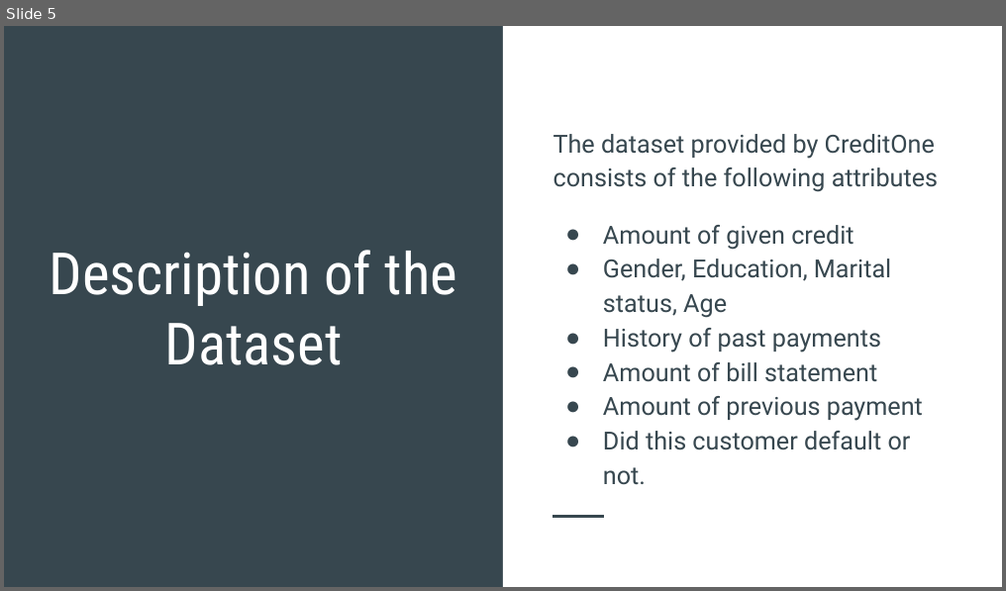
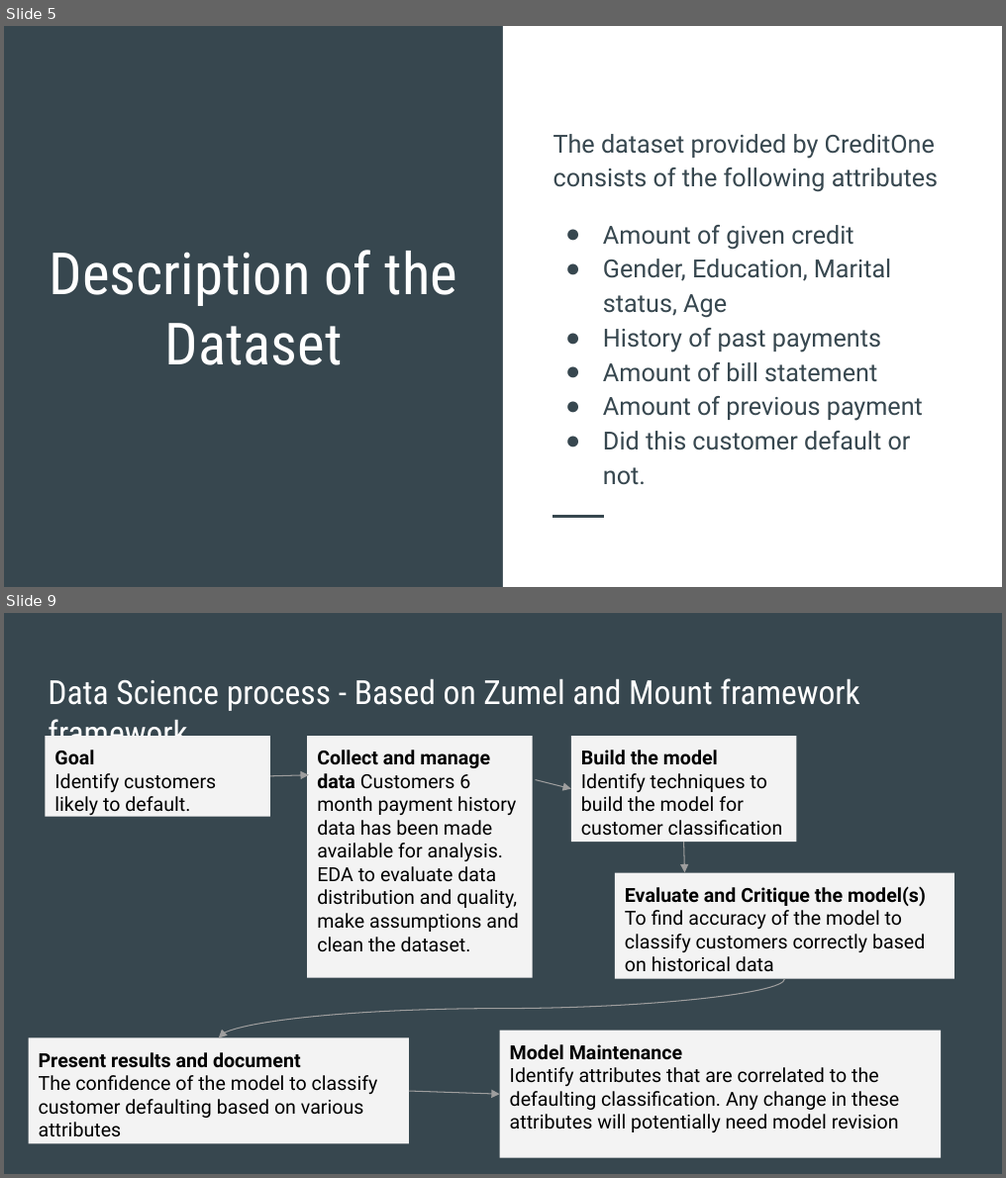
Before and after one commit to schitari/C5T1, a slide deck: C5T1- CreditOne Data Science.pptx. Shown one above the other, each under a label of ours: slide 5 before the commit, slides 5 and 9 after it; the slides between them are not shown. The pictures are 1006x591 and 1006x1178 pixels, drawn with LibreOffice and Linux fonts; fonts in the diff are those of the drawing. Boxes give left, top, right and bottom in pixels: in the first picture for what was removed or moved away, otherwise in the second. Text is boxed around its words. In the diff, an @@ line names an element or a change of style, - is before the commit and + after.

```diff
--- a/C5T1- CreditOne Data Science.pptx
+++ b/C5T1- CreditOne Data Science.pptx
@@ slide 9 added at <box>4,613,1002,1174</box>, background #37474F @@
@@ title added at <box>48,678,859,711</box>, 24 pt, text #FFFFFF @@
+Data Science process - Based on Zumel and Mount framework framework
@@ rectangle added at <box>45,736,270,817</box>, fill #F3F3F3, 14 pt, text #000000 @@
+Goal
+Identify customers likely to default.
@@ rectangle added at <box>307,736,533,978</box>, fill #F3F3F3, 14 pt, text #000000 @@
+Collect and manage data Customers 6 month payment history data has been made available for analysis.
+EDA to evaluate data distribution and quality, make assumptions and clean the dataset.
@@ rectangle added at <box>571,736,796,842</box>, fill #F3F3F3, 14 pt, text #000000 @@
+Build the model
+Identify techniques to build the model for customer classification
@@ arrow added from (270, 776) to (308, 774), #9E9E9E 0.75 pt @@
@@ arrow added from (535, 779) to (571, 788), #9E9E9E 0.75 pt @@
@@ arrow added from (683, 842) to (684, 872), #9E9E9E 0.75 pt @@
@@ rectangle added at <box>615,873,954,979</box>, fill #F3F3F3, 14 pt, text #000000 @@
+Evaluate and Critique the model(s)
+To find accuracy of the model to classify customers correctly based on historical data
@@ curved arrow added from (784, 979) to (219, 1038), #9E9E9E 0.75 pt @@
@@ rectangle added at <box>28,1038,408,1144</box>, fill #F3F3F3, 14 pt, text #000000 @@
+Present results and document
+The confidence of the model to classify customer defaulting based on various attributes
@@ rectangle added at <box>500,1030,942,1157</box>, fill #F3F3F3, 14 pt, text #000000 @@
+Model Maintenance
+Identify attributes that are correlated to the defaulting classification. Any change in these attributes will potentially need model revision
@@ arrow added from (409, 1091) to (500, 1094), #9E9E9E 0.75 pt @@
```
Also in this commit, not shown: 1 slide changed, 3 other slides added, 1 slide removed.
